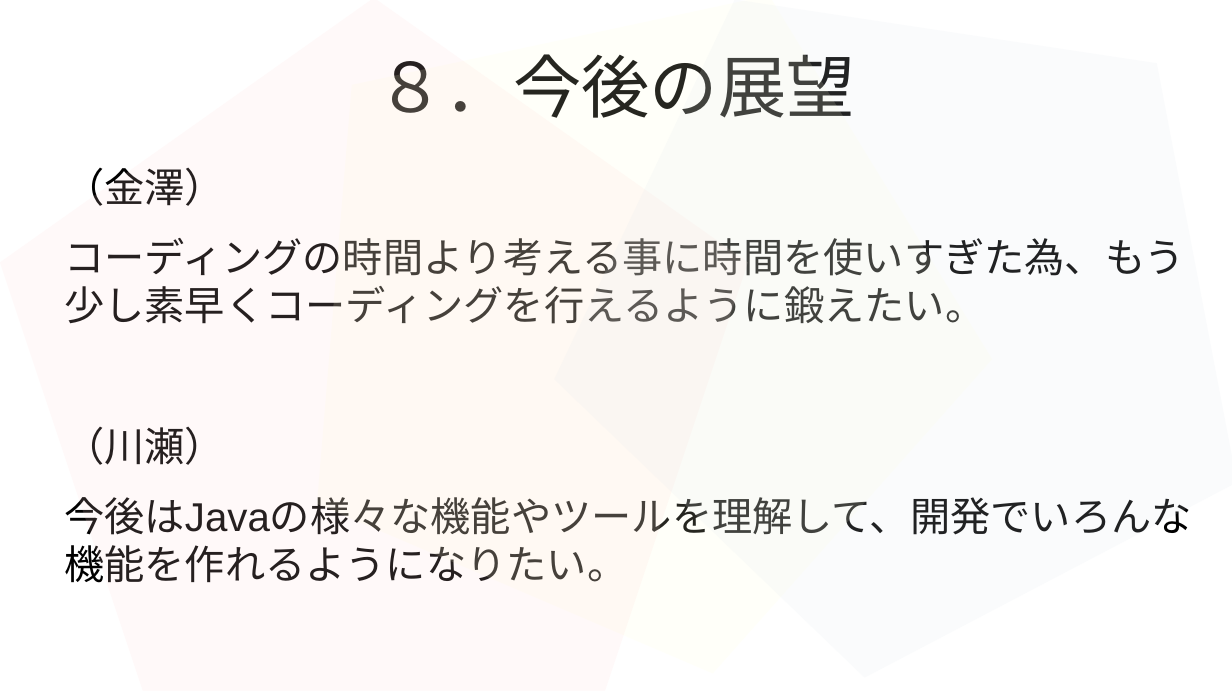
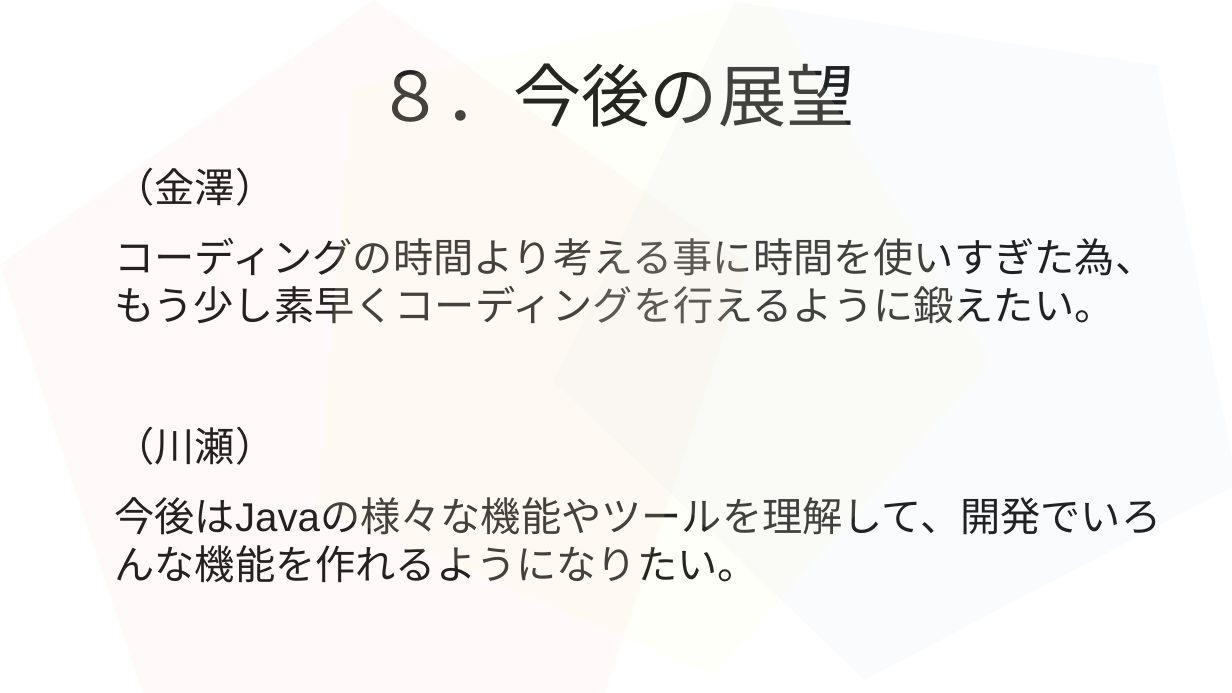
Before and after one commit to 2022java42-student009/ProjectJava, a slide deck: slide 15 of プレゼン資料.odp. Drawn at 1232x693 pixels with LibreOffice and Linux fonts; fonts in the diff are those of the drawing. Boxes give left, top, right and bottom in pixels: in the first picture for what was removed or moved away, otherwise in the second. Text is boxed around its words. In the diff, an @@ line names an element or a change of style, - is before the commit and + after.

```diff
--- a/プレゼン資料.odp
+++ b/プレゼン資料.odp
@@ title "８．今後の展望": place and size @@
-title "８．今後の展望" at (377,54,855,118)
+title "８．今後の展望" at (377,63,855,127)
@@ text "（金澤）" rewrapped from (64,168,1191,583) to (114,168,1161,583) @@
```
Also in this commit, not shown: 2 other slides changed, 1 other file.
